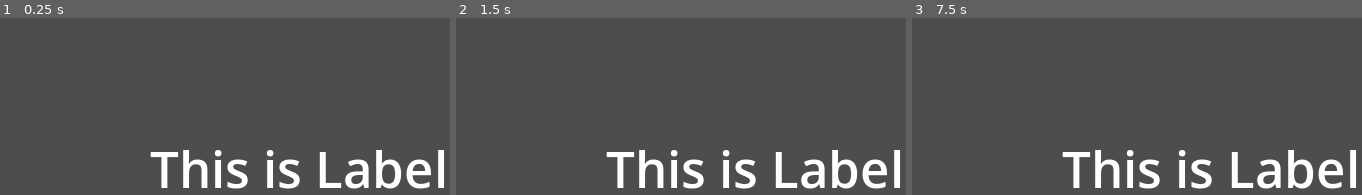
Above: before the commit, frames 1-3 (left to right).
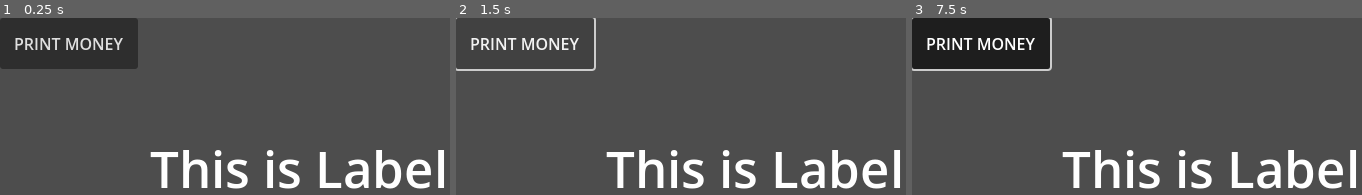
Above: after the commit, the same moments.

Repository: ndikabunder/gd-script
Game: Godot game, scene res://main.tscn
The game is run twice, just before and just after one commit, with the same random seed, the same clock (stepped at 60 frames per second) and the same inputs.
Inputs (mouse positions are in pixels of both pictures, inside the frame that each line leads up to):
- Up to frame 1 (0.25 s): no input
- Up to frame 2 (1.5 s): click (523, 42) at 0.5 s, where only the run after the commit has a clickable "PRINT MONEY"; click (523, 42) at 1.25 s, where only the run after the commit has a clickable "PRINT MONEY"
- Up to frame 3 (7.5 s): click (979, 42) at 2 s, where only the run after the commit has a clickable "PRINT MONEY"; tap Enter at 2.75, 4.25, 5.75 s; hold Space (my_action) 2.78-3.53 s; tap Space (my_action) at 3.6, 5.1, 6.6 s; hold Space (my_action) 4.28-5.03 s; hold Space (my_action) 5.78-6.53 s; hold Space (my_action) from 7.28 s (still down)

The runs differ from the first frame. In frame 1, 8.7% of the frame differs, in the area x 0-31%, y 0-29%; in frame 2, 1.2%; in frame 3, 9.2%, in the area x 0-32%, y 0-30%.

Commit message:
Menjelaskan Match, Modifiying Node dan Signal

Diff:
--- a/main.tscn
+++ b/main.tscn
@@ -1,6 +1,6 @@
 [gd_scene load_steps=2 format=3 uid="uid://bc3c72heejk41"]
 
-[ext_resource type="Script" uid="uid://42kcs8ph5m4e" path="res://dictionaries.gd" id="1_ig7tw"]
+[ext_resource type="Script" uid="uid://b6fy78yvref7v" path="res://signals.gd" id="1_ig7tw"]
 
 [node name="Main" type="Node"]
 script = ExtResource("1_ig7tw")
@@ -21,3 +21,23 @@
 text = "This is Label"
 horizontal_alignment = 1
 vertical_alignment = 1
+
+[node name="Player" type="Node" parent="."]
+
+[node name="Graphics" type="Node" parent="Player"]
+
+[node name="Weapon" type="Node" parent="Player"]
+
+[node name="Enemy" type="Node" parent="."]
+
+[node name="Button" type="Button" parent="."]
+offset_right = 138.0
+offset_bottom = 51.0
+text = "PRINT MONEY"
+
+[node name="Timer" type="Timer" parent="."]
+autostart = true
+
+[connection signal="level_up" from="." to="." method="_on_level_up"]
+[connection signal="pressed" from="Button" to="." method="_on_button_pressed"]
+[connection signal="timeout" from="Timer" to="." method="_on_timer_timeout"]
--- /dev/null
+++ b/match.gd
@@ -0,0 +1,22 @@
+extends Node
+
+# Bahasa Indonesia dan mudah dipahami
+# Mendefinisikan enumerasi untuk tipe musuh dalam game.
+enum EnemyType { ZOMBIE, ALIEN, ROBOT }
+
+# Variabel yang dapat diatur di editor untuk memilih tipe musuh.
+@export var enemy_type: EnemyType = EnemyType.ZOMBIE
+
+
+# Variabel untuk menyimpan tipe musuh saat ini
+func _ready():
+	# Gunakan struktur match untuk menangani berbagai tipe musuh dengan jelas.
+	match enemy_type:
+		# Kasus untuk musuh Zombie
+		EnemyType.ZOMBIE:
+			# Tindakan khusus untuk musuh Zombie
+			print("Current enemy is a Zombie.")
+		EnemyType.ALIEN:
+			print("Current enemy is an Alien.")
+		EnemyType.ROBOT:
+			print("Current enemy is a Robot.")
--- /dev/null
+++ b/modifying_node_2.gd
@@ -0,0 +1,9 @@
+extends Node
+
+#Bahasa Indonesia dan mudah dipahami
+# Memodifikasi properti node yang diakses melalui path.
+@onready var weapon = $Player/Weapon  # Atau $Player.get_node("Weapon")
+
+
+func _ready():
+	pass
--- /dev/null
+++ b/signals.gd
@@ -0,0 +1,57 @@
+extends Node
+
+# Sinyal yang dipancarkan ketika pemain mencapai level baru
+signal level_up
+
+# Jumlah experience yang dibutuhkan untuk naik level
+const EXPERIENCE_TO_LEVEL_UP: int = 20
+
+# Jumlah experience yang diperoleh setiap kali timer timeout
+const EXPERIENCE_GAIN: int = 5
+
+# Menyimpan jumlah experience pemain saat ini
+# @export membuat variabel bisa diedit di Inspector
+@export var experience: int = 0
+
+
+# Dipanggil ketika node siap dan ditambahkan ke scene tree
+# Gunakan untuk inisialisasi awal dan koneksi sinyal
+func _ready() -> void:
+	# Koneksi sinyal level_up ke handler-nya
+	level_up.connect(_on_level_up)
+
+
+# Menangani event ketika tombol ditekan
+# Fungsi ini dipanggil oleh sinyal "pressed" dari node Button
+func _on_button_pressed() -> void:
+	print("Button was pressed!")
+
+
+# Menangani event timeout dari Timer node
+# Fungsi ini menambahkan experience dan mengecek apakah pemain naik level
+func _on_timer_timeout() -> void:
+	_add_experience(EXPERIENCE_GAIN)
+
+
+# Menangani event ketika pemain naik level
+# Fungsi ini dipanggil ketika sinyal level_up di-emit
+func _on_level_up() -> void:
+	print("Congratulations! You've leveled up!")
+
+
+# Menambahkan jumlah experience dan mengecek kondisi level up
+# @param amount: Jumlah experience yang akan ditambahkan
+func _add_experience(amount: int) -> void:
+	experience += amount
+
+	# Cek apakah experience sudah cukup untuk naik level
+	if experience >= EXPERIENCE_TO_LEVEL_UP:
+		_handle_level_up()
+
+
+# Menangani proses level up dan reset experience
+# Fungsi private ini memisahkan logic level up agar lebih modular
+func _handle_level_up() -> void:
+	print("Level Up!")
+	level_up.emit()  # Godot 4 menggunakan .emit() bukan emit_signal()
+	experience = 0  # Reset experience setelah level up
Not shown, added: match.gd.uid
Not shown, added: modifying_node_2.gd.uid
Not shown, added: signals.gd.uid
